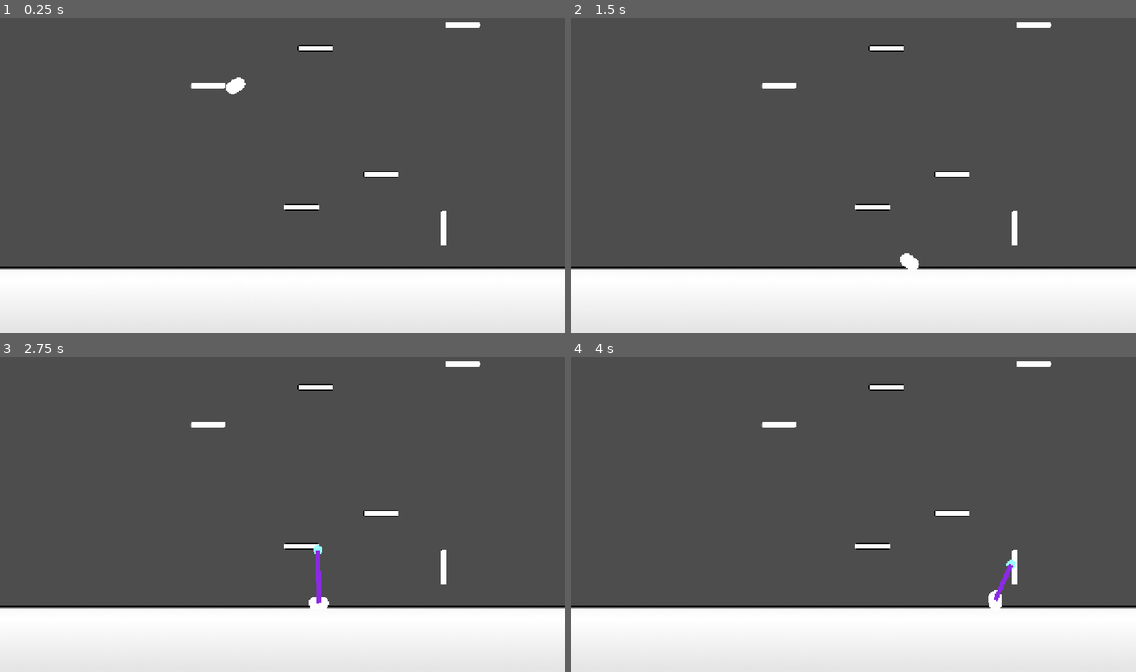
Above: before the commit, frames 1-4 (two rows, left to right).
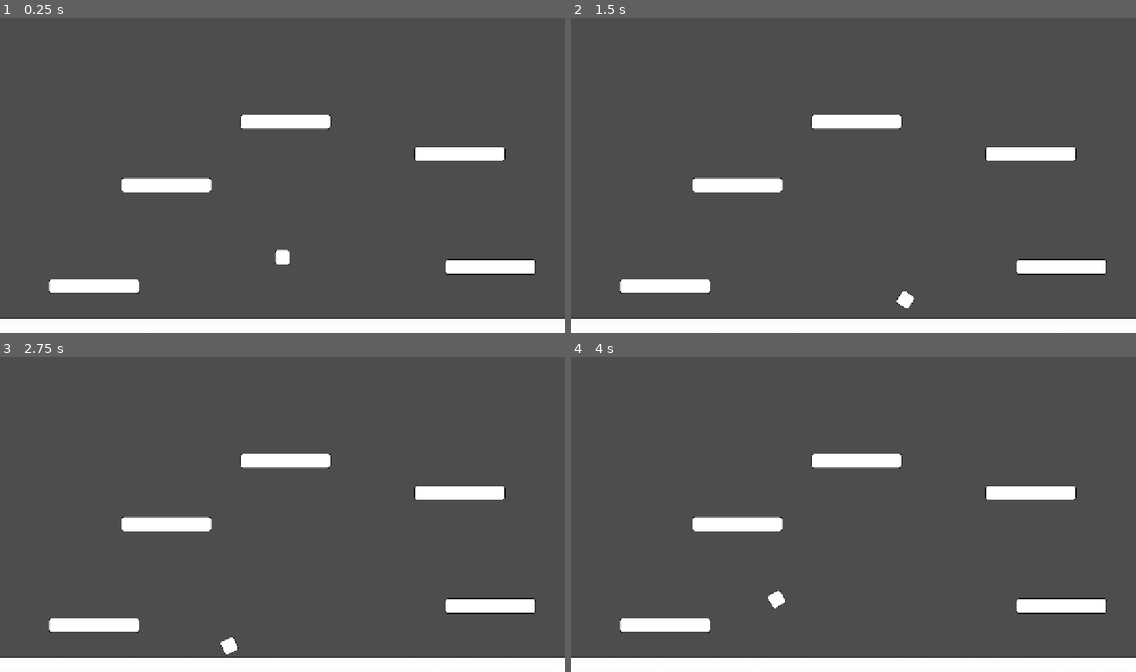
Above: after the commit, the same moments.

Repository: MisterIXI/godot-wildjam-80
Game: Godot game, scene res://scenes/_debug/robbi/world.tscn
Two runs of this game, one before a commit and one after it. Both use one fixed random seed, a clock stepped at 60 frames per second and the inputs below. This scene is started directly instead of the project's main scene.
Inputs (mouse positions are in pixels of both pictures, inside the frame that each line leads up to):
- Up to frame 1 (0.25 s): no input
- Up to frame 2 (1.5 s): move the mouse to (977, 159) at 0.52 s; press the mouse at (977, 159) at 0.53 s; hold D (move_right) 0.53-1.28 s; move the mouse to (740, 191) at 1.27 s; release the mouse at (740, 191) at 1.28 s; hold A (move_left) from 1.28 s (still down); click (740, 191) at 1.35 s
- Up to frame 3 (2.75 s): move the mouse to (339, 442) at 2.02 s; release A (move_left) at 2.03 s; press the mouse at (339, 442) at 2.03 s; hold D (move_right) from 2.03 s (still down)
- Up to frame 4 (4 s): move the mouse to (825, 577) at 2.77 s; release the mouse at (825, 577) at 2.78 s; click (825, 577) at 2.85 s; tap Enter at 3.5 s; move the mouse to (1023, 561) at 3.52 s; release D (move_right) at 3.53 s; press the mouse at (1023, 561) at 3.53 s; hold A (move_left) from 3.53 s (still down)

The runs differ from the first frame. In frame 1, 20% of the frame differs, in the area x 0-100%, y 1-100%; in frame 2, 20%; in frame 3, 20%; in frame 4, 20%.

Commit message:
testing

Diff:
--- a/project.godot
+++ b/project.godot
@@ -86,6 +86,11 @@
 , Object(InputEventKey,"resource_local_to_scene":false,"resource_name":"","device":-1,"window_id":0,"alt_pressed":false …(186 unchanged characters)…
 ]
 }
+restart={
+"deadzone": 0.2,
+"events": [Object(InputEventKey,"resource_local_to_scene":false,"resource_name":"","device":-1,"window_id":0,"alt_pressed":false,"shift_pressed":false,"ctrl_pressed":false,"meta_pressed":false,"pressed":false,"keycode":0,"physical_keycode":4194332,"key_label":0,"unicode":0,"location":0,"echo":false,"script":null)
+]
+}
 
 [rendering]
 
--- a/scenes/_debug/robbi/_player.gd
+++ b/scenes/_debug/robbi/_player.gd
@@ -1,11 +1,12 @@
 extends RigidBody2D
 var _toilette_paper_scene  : PackedScene = preload("res://scenes/_debug/robbi/toilette_paper.tscn")
-const TOILETTE_PAPER_RANGE : float  =400.0
-const TOILETTE_PAPER_LENGTH_FACTOR : float = 0.2
-const TOILETTE_PAPER_STIFFNESS :float = 20.0
-const TOILETTE_DAMPING :float  = 0.5
-
-const TOILETTE_BOOST_POWER :float =400
+const TOILETTE_PAPER_RANGE : float  =1200.0
+const TOILETTE_PAPER_LENGTH_FACTOR : float = 0.1
+const TOILETTE_PAPER_STIFFNESS :float = 10.0
+const TOILETTE_DAMPING :float  = 0.01
+const TOILETTE_MOVEMENT_SPEED :float = 600
+const TOILETTE_BOOST_POWER :float =600
+const TOILETTE_UNHOOK_POWER : float =1.15
 
 var _paper_joint :  DampedSpringJoint2D =null
 var _line2d : Line2D = null
@@ -27,19 +28,22 @@
 
 
 func _input(event: InputEvent) -> void:
+	## restart
+	if event.is_action_pressed("restart"):
+		_restart_scene()
 	## A  - D
 	if  event.is_action_pressed("move_left"):
 		_input_direction = -1
 		_handle_moving()
 	if event.is_action_released("move_left"):
 		_input_direction = 0
-		_handle_moving()
+
 	if event.is_action_pressed("move_right"):
 		_input_direction = 1
 		_handle_moving()
 	if event.is_action_released("move_right"):
 		_input_direction = 0
-		_handle_moving()
+
 	## Shoot Toilette paper
 	if event.is_action_pressed("toilette_paper"):
 		_handle_shoot()
@@ -47,11 +51,15 @@
 	if event.is_action_released("toilette_paper"):
 		if _current_paper_instance.visible:
 			_remove_toilette_paper()
+			## speed and angular slow
+			linear_velocity *= TOILETTE_UNHOOK_POWER
+			angular_velocity *=TOILETTE_UNHOOK_POWER
 
 func _handle_moving()->void:
-	apply_impulse(Vector2(-_input_direction, 0), global_position)
-	if _line2d:
-		apply_central_impulse(Vector2(-_input_direction, 0))
+	apply_impulse(Vector2(-_input_direction*100, 0), global_position)
+	if _line2d and _input_direction != 0:
+		apply_central_impulse(Vector2(_input_direction, 0.1)* TOILETTE_BOOST_POWER)
+
 
 func _boost_to_target()->void:
 	apply_central_impulse((global_position.direction_to(_current_paper_instance.global_position)* TOILETTE_BOOST_POWER))
@@ -73,7 +81,7 @@
 		_current_paper_instance.visible = true
 		## line2d
 		_line2d = Line2D.new()
-		_line2d.width = 2
+		_line2d.width = 10
 		_line2d.default_color = Color.BLUE_VIOLET
 		_line2d.z_index =1
 		get_tree().current_scene.add_child(_line2d)
@@ -106,3 +114,6 @@
 func _handle_swing(_delta : float) -> void:
 	if _line2d:
 		_line2d.points = [global_position, _current_paper_instance.global_position]
+
+func _restart_scene() ->void:
+	get_tree().change_scene_to_file("res://scenes/_debug/robbi/world.tscn")
--- a/scenes/_debug/robbi/_player.tscn
+++ b/scenes/_debug/robbi/_player.tscn
@@ -1,20 +1,16 @@
 [gd_scene load_steps=4 format=3 uid="uid://cymm4no7b2ij2"]
 
 [ext_resource type="Script" uid="uid://dvwgkc251g6ht" path="res://scenes/_debug/robbi/_player.gd" id="1_egtbp"]
+[ext_resource type="Texture2D" uid="uid://fk3oxdx208x6" path="res://assets/images/primitive_objects/plattform_b_50_50.png" id="2_8xll3"]
 
-[sub_resource type="CapsuleMesh" id="CapsuleMesh_ehfdm"]
-radius = 2.763
-height = 8.581
-
-[sub_resource type="CapsuleShape2D" id="CapsuleShape2D_ehfdm"]
-radius = 2.0
-height = 6.0
+[sub_resource type="RectangleShape2D" id="RectangleShape2D_8xll3"]
+size = Vector2(50, 50)
 
 [node name="Player" type="RigidBody2D"]
 script = ExtResource("1_egtbp")
 
-[node name="MeshInstance2D" type="MeshInstance2D" parent="."]
-mesh = SubResource("CapsuleMesh_ehfdm")
+[node name="CollisionShape2D" type="CollisionShape2D" parent="."]
+shape = SubResource("RectangleShape2D_8xll3")
 
-[node name="CollisionShape2D" type="CollisionShape2D" parent="."]
-shape = SubResource("CapsuleShape2D_ehfdm")
+[node name="Sprite2D" type="Sprite2D" parent="."]
+texture = ExtResource("2_8xll3")
--- a/scenes/_debug/robbi/ground.tscn
+++ b/scenes/_debug/robbi/ground.tscn
@@ -3,14 +3,16 @@
 [ext_resource type="Texture2D" uid="uid://dghxs2wfnklkf" path="res://assets/images/primitive_objects/plattform_c_ground_1080_50.png" id="1_oy6vi"]
 
 [sub_resource type="RectangleShape2D" id="RectangleShape2D_faoyv"]
-size = Vector2(333, 8)
+size = Vector2(1075.5, 92.5)
 
 [node name="Ground" type="StaticBody2D"]
 
 [node name="CollisionShape2D" type="CollisionShape2D" parent="."]
+position = Vector2(5.5, 9.5)
+scale = Vector2(2, 2)
 shape = SubResource("RectangleShape2D_faoyv")
 
 [node name="Sprite2D" type="Sprite2D" parent="."]
 position = Vector2(4, 12)
-scale = Vector2(0.325, 0.325)
+scale = Vector2(2, 2)
 texture = ExtResource("1_oy6vi")
--- a/scenes/_debug/robbi/toilette_paper.tscn
+++ b/scenes/_debug/robbi/toilette_paper.tscn
@@ -1,24 +1,20 @@
 [gd_scene load_steps=4 format=3 uid="uid://cab8ityy0ggk4"]
 
 [ext_resource type="Script" uid="uid://hogc7xllmq6k" path="res://scenes/_debug/robbi/toilette_paper.gd" id="1_d1chr"]
-
-[sub_resource type="SphereMesh" id="SphereMesh_d1chr"]
-radius = 2.0
-height = 4.0
-radial_segments = 32
-rings = 16
+[ext_resource type="Texture2D" uid="uid://fk3oxdx208x6" path="res://assets/images/primitive_objects/plattform_b_50_50.png" id="2_3dmbs"]
 
 [sub_resource type="CircleShape2D" id="CircleShape2D_d1chr"]
-radius = 2.0
+radius = 13.6015
 
 [node name="toilette_paper" type="RigidBody2D"]
 freeze = true
 script = ExtResource("1_d1chr")
 
-[node name="MeshInstance2D" type="MeshInstance2D" parent="."]
-modulate = Color(0.596078, 1, 1, 1)
-mesh = SubResource("SphereMesh_d1chr")
-
 [node name="CollisionShape2D" type="CollisionShape2D" parent="."]
 shape = SubResource("CircleShape2D_d1chr")
 disabled = true
+
+[node name="Sprite2D" type="Sprite2D" parent="."]
+modulate = Color(0.631373, 1, 1, 1)
+scale = Vector2(0.555, 0.555)
+texture = ExtResource("2_3dmbs")
--- a/scenes/_debug/robbi/wall_01.tscn
+++ b/scenes/_debug/robbi/wall_01.tscn
@@ -3,15 +3,13 @@
 [ext_resource type="Texture2D" uid="uid://ye24j2akgvq2" path="res://assets/images/primitive_objects/plattform_a_300_50.png" id="1_01mng"]
 
 [sub_resource type="RectangleShape2D" id="RectangleShape2D_01mng"]
-size = Vector2(16, 3)
+size = Vector2(300, 51)
 
 [node name="Wall_01" type="StaticBody2D"]
 
 [node name="CollisionShape2D" type="CollisionShape2D" parent="."]
-position = Vector2(0, 0.275)
-scale = Vector2(0.945, 0.945)
+position = Vector2(0, -0.500001)
 shape = SubResource("RectangleShape2D_01mng")
 
 [node name="Sprite2D" type="Sprite2D" parent="."]
-scale = Vector2(0.05, 0.05)
 texture = ExtResource("1_01mng")
--- a/scenes/_debug/robbi/world.tscn
+++ b/scenes/_debug/robbi/world.tscn
@@ -6,36 +6,36 @@
 
 [sub_resource type="PhysicsMaterial" id="PhysicsMaterial_gedfl"]
 friction = 0.7
-bounce = 0.06
+bounce = 0.31
 
 [node name="world" type="Node2D"]
 
 [node name="Ground" parent="." instance=ExtResource("1_1g6ae")]
 position = Vector2(625, 354)
 
+[node name="Camera2D" type="Camera2D" parent="."]
+position = Vector2(683, -207)
+zoom = Vector2(0.685, 0.685)
+
 [node name="Player" parent="." instance=ExtResource("1_faoyv")]
-position = Vector2(607, 257)
+position = Vector2(682, 39)
 physics_material_override = SubResource("PhysicsMaterial_gedfl")
 
-[node name="Camera2D" type="Camera2D" parent="."]
-position = Vector2(631, 310)
-zoom = Vector2(5.295, 5.295)
-
 [node name="Wall_01" parent="." instance=ExtResource("2_gedfl")]
-position = Vector2(639, 324)
+position = Vector2(1370, 99)
 
 [node name="Wall_04" parent="." instance=ExtResource("2_gedfl")]
-position = Vector2(599, 272)
+position = Vector2(59, 163)
 
 [node name="Wall_05" parent="." instance=ExtResource("2_gedfl")]
-position = Vector2(645, 256)
+position = Vector2(298, -171)
 
 [node name="Wall_06" parent="." instance=ExtResource("2_gedfl")]
-position = Vector2(708, 246)
+position = Vector2(1268, -275)
 
 [node name="Wall_02" parent="." instance=ExtResource("2_gedfl")]
-position = Vector2(673, 310)
+position = Vector2(692, -381)
 
 [node name="Wall_03" parent="." instance=ExtResource("2_gedfl")]
-position = Vector2(700, 333)
+position = Vector2(1688, -61)
 rotation = 1.5708
